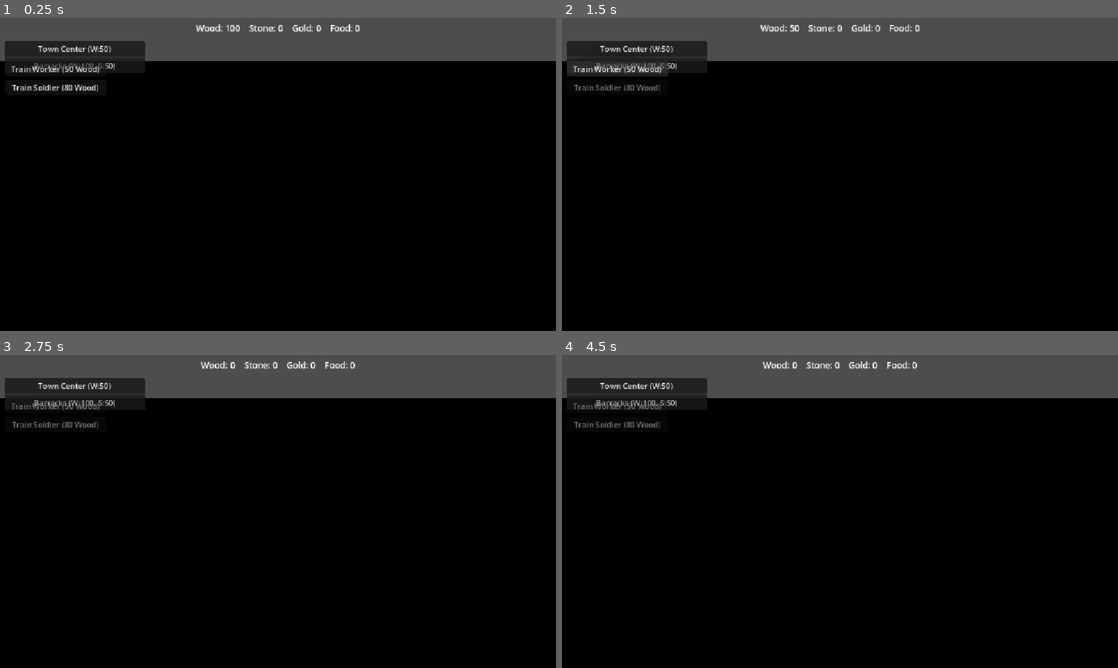
Above: before the commit, frames 1-4 (two rows, left to right).
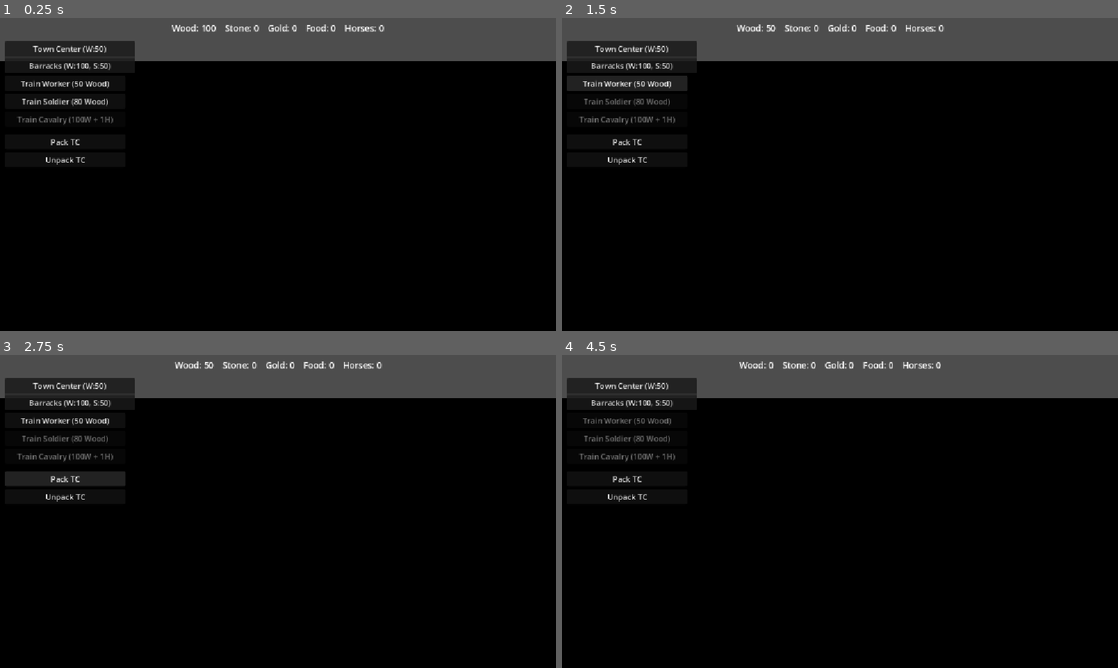
Above: after the commit, the same moments.

Repository: Ferrum-t/RTS-Game
Game: Godot game, scene res://Scenes/World/World.tscn
Two runs of this game, one before a commit and one after it. Both use one fixed random seed, a clock stepped at 60 frames per second and the inputs below.
Inputs (mouse positions are in pixels of both pictures, inside the frame that each line leads up to):
- Up to frame 1 (0.25 s): no input
- Up to frame 2 (1.5 s): click "Town Center (W:50)" at 0.5 s; click "Train Worker (50 Wood)" at 1.25 s
- Up to frame 3 (2.75 s): click (66, 480) at 2 s, where only the run after the commit has a clickable "Pack TC"
- Up to frame 4 (4.5 s): click (628, 495) at 2.75 s, where only the run after the commit has a clickable "Unpack TC"; click "Barracks (W:100, S:50)" at 3.5 s; tap Enter at 4.25 s; move the mouse to (962, 495) at 4.27 s; hold D (move_right) from 4.28 s (still down); tap P at 4.35 s; click (962, 495) at 4.42 s

The runs differ from the first frame. In frame 1, 2.1% of the frame differs, in the area x 2-70%, y 2-47%; in frame 2, 2.8%; in frame 3, 2.9%, in the area x 0-69%, y 2-47%; in frame 4, 2.0%.
Error after the commit: Parse Error: Cannot infer the type of "tc" variable because the value doesn't have a set type. (res://Scripts/UI/PackButton.gd:17)

Commit message:
UI pack: Horses HUD, Train Cavalry, TC Pack/Unpack buttons (same paths as debug)

Diff:
--- a/Scenes/UI/ui.tscn
+++ b/Scenes/UI/ui.tscn
@@ -6,6 +6,9 @@
 [ext_resource type="Script" path="res://Scripts/UI/ResourceUI.gd" id="4_resui"]
 [ext_resource type="Script" path="res://Scripts/UI/TrainWorkerButton.gd" id="5_train"]
 [ext_resource type="Script" path="res://Scripts/UI/TrainSoldierButton.gd" id="6_soldier"]
+[ext_resource type="Script" path="res://Scripts/UI/TrainCavalryButton.gd" id="7_cav"]
+[ext_resource type="Script" path="res://Scripts/UI/PackButton.gd" id="8_pack"]
+[ext_resource type="Script" path="res://Scripts/UI/UnpackButton.gd" id="9_unpack"]
 
 [node name="UI" type="CanvasLayer"]
 
@@ -18,14 +21,14 @@
 offset_bottom = 36.0
 grow_horizontal = 2
 theme_override_font_sizes/font_size = 18
-text = "Wood: 0    Stone: 0    Gold: 0    Food: 0"
+text = "Wood: 0    Stone: 0    Gold: 0    Food: 0    Horses: 0"
 horizontal_alignment = 1
 script = ExtResource("4_resui")
 
 [node name="BuildPanel" type="PanelContainer" parent="."]
 offset_left = 10.0
 offset_top = 48.0
-offset_right = 300.0
+offset_right = 280.0
 offset_bottom = 78.0
 script = ExtResource("1_ahcct")
 build_catalog = ExtResource("2_de23q")
@@ -34,18 +37,42 @@
 [node name="VBoxContainer" type="VBoxContainer" parent="BuildPanel"]
 layout_mode = 2
 
-[node name="TrainWorkerButton" type="Button" parent="."]
+[node name="ActionPanel" type="VBoxContainer" parent="."]
 offset_left = 10.0
-offset_top = 90.0
-offset_right = 220.0
-offset_bottom = 120.0
+offset_top = 120.0
+offset_right = 260.0
+offset_bottom = 320.0
+theme_override_constants/separation = 6
+
+[node name="TrainWorkerButton" type="Button" parent="ActionPanel"]
+custom_minimum_size = Vector2(240, 28)
+layout_mode = 2
 text = "Train Worker (50 Wood)"
 script = ExtResource("5_train")
 
-[node name="TrainSoldierButton" type="Button" parent="."]
-offset_left = 10.0
-offset_top = 128.0
-offset_right = 220.0
-offset_bottom = 158.0
+[node name="TrainSoldierButton" type="Button" parent="ActionPanel"]
+custom_minimum_size = Vector2(240, 28)
+layout_mode = 2
 text = "Train Soldier (80 Wood)"
 script = ExtResource("6_soldier")
+
+[node name="TrainCavalryButton" type="Button" parent="ActionPanel"]
+custom_minimum_size = Vector2(240, 28)
+layout_mode = 2
+text = "Train Cavalry (100W + 1H)"
+script = ExtResource("7_cav")
+
+[node name="Sep" type="HSeparator" parent="ActionPanel"]
+layout_mode = 2
+
+[node name="PackButton" type="Button" parent="ActionPanel"]
+custom_minimum_size = Vector2(240, 28)
+layout_mode = 2
+text = "Pack TC"
+script = ExtResource("8_pack")
+
+[node name="UnpackButton" type="Button" parent="ActionPanel"]
+custom_minimum_size = Vector2(240, 28)
+layout_mode = 2
+text = "Unpack TC"
+script = ExtResource("9_unpack")
--- /dev/null
+++ b/Scripts/UI/PackButton.gd
@@ -0,0 +1,46 @@
+extends Button
+
+## Pack first player Town Center (DEPLOYED → PACKING → MOBILE).
+## Same path as TownCenter debug KEY_P → debug_pack() → request_pack().
+
+
+func _ready() -> void:
+	text = "Pack TC"
+	pressed.connect(_on_pressed)
+
+
+func _process(_delta: float) -> void:
+	_refresh_enabled()
+
+
+func _refresh_enabled() -> void:
+	var tc := _get_player_tc()
+	if tc == null:
+		disabled = true
+		return
+	var st: int = int(tc.get("deployment_state"))
+	# Pack only from DEPLOYED (same as DeploymentComponent.can_pack)
+	disabled = st != DeploymentState.State.DEPLOYED or tc.get("is_destroyed") == true
+
+
+func _on_pressed() -> void:
+	var tc := _get_player_tc()
+	if tc == null:
+		print("Pack: no player Town Center")
+		return
+	if tc.has_method("request_pack"):
+		tc.request_pack()
+	elif tc.has_method("debug_pack"):
+		tc.debug_pack()
+
+
+func _get_player_tc():
+	var bm := get_node_or_null("/root/BuildingManager")
+	if bm == null:
+		return null
+	for tc in bm.town_centers:
+		if tc == null or not is_instance_valid(tc):
+			continue
+		if int(tc.get("team_id")) == 0:
+			return tc
+	return null
--- a/Scripts/UI/ResourceUI.gd
+++ b/Scripts/UI/ResourceUI.gd
@@ -1,6 +1,7 @@
 extends Label
 
 ## Simple top-bar resource display.
+## Same pattern for every stockpile field (Wood/Stone/Gold/Food/Horses).
 
 
 func _ready() -> void:
@@ -17,4 +18,6 @@
 	var rm := get_node_or_null("/root/ResourceManager")
 	if rm == null:
 		return
-	text = "Wood: %d    Stone: %d    Gold: %d    Food: %d" % [rm.wood, rm.stone, rm.gold, rm.food]
+	text = "Wood: %d    Stone: %d    Gold: %d    Food: %d    Horses: %d" % [
+		rm.wood, rm.stone, rm.gold, rm.food, rm.horses
+	]
--- /dev/null
+++ b/Scripts/UI/TrainCavalryButton.gd
@@ -0,0 +1,44 @@
+extends Button
+
+## Trains Cavalry from the first Barracks (100 wood + 1 horse).
+## Same path as Barracks debug KEY_C → try_train_cavalry().
+
+const COST_WOOD := 100
+const COST_HORSES := 1
+
+
+func _ready() -> void:
+	text = "Train Cavalry (100W + 1H)"
+	pressed.connect(_on_pressed)
+
+	var rm := get_node_or_null("/root/ResourceManager")
+	if rm:
+		rm.resources_changed.connect(_on_resources_changed)
+		_on_resources_changed()
+
+
+func _on_resources_changed() -> void:
+	var rm := get_node_or_null("/root/ResourceManager")
+	if rm == null:
+		return
+	disabled = not rm.can_afford(COST_WOOD, 0, 0, 0, COST_HORSES)
+
+
+func _on_pressed() -> void:
+	var bm := get_node_or_null("/root/BuildingManager")
+	if bm == null:
+		push_warning("BuildingManager not found")
+		return
+
+	var barracks = null
+	if bm.has_method("get_first_barracks"):
+		barracks = bm.get_first_barracks()
+	elif "barracks_list" in bm and not bm.barracks_list.is_empty():
+		barracks = bm.barracks_list[0]
+
+	if barracks == null:
+		print("Train Cavalry: build a Barracks first")
+		return
+
+	if barracks.has_method("try_train_cavalry"):
+		barracks.try_train_cavalry()
--- /dev/null
+++ b/Scripts/UI/UnpackButton.gd
@@ -0,0 +1,46 @@
+extends Button
+
+## Unpack first player Town Center (MOBILE → UNPACKING → DEPLOYED).
+## Same path as TownCenter debug KEY_U → debug_unpack() → request_unpack().
+
+
+func _ready() -> void:
+	text = "Unpack TC"
+	pressed.connect(_on_pressed)
+
+
+func _process(_delta: float) -> void:
+	_refresh_enabled()
+
+
+func _refresh_enabled() -> void:
+	var tc := _get_player_tc()
+	if tc == null:
+		disabled = true
+		return
+	var st: int = int(tc.get("deployment_state"))
+	# Unpack only from MOBILE (same as DeploymentComponent.can_unpack)
+	disabled = st != DeploymentState.State.MOBILE or tc.get("is_destroyed") == true
+
+
+func _on_pressed() -> void:
+	var tc := _get_player_tc()
+	if tc == null:
+		print("Unpack: no player Town Center")
+		return
+	if tc.has_method("request_unpack"):
+		tc.request_unpack()
+	elif tc.has_method("debug_unpack"):
+		tc.debug_unpack()
+
+
+func _get_player_tc():
+	var bm := get_node_or_null("/root/BuildingManager")
+	if bm == null:
+		return null
+	for tc in bm.town_centers:
+		if tc == null or not is_instance_valid(tc):
+			continue
+		if int(tc.get("team_id")) == 0:
+			return tc
+	return null
